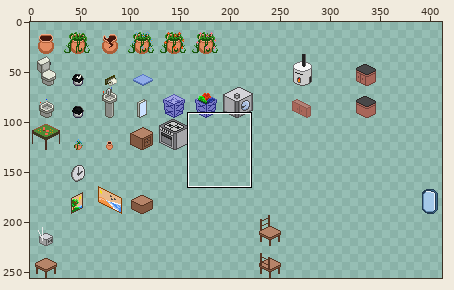
A sprite sheet gets an edit: tgp/Resources/Objetos/TileSetObjects1tile.png. The picture above shows the old version from afar; the outline marks the close-up.
Close-up. Earlier state:
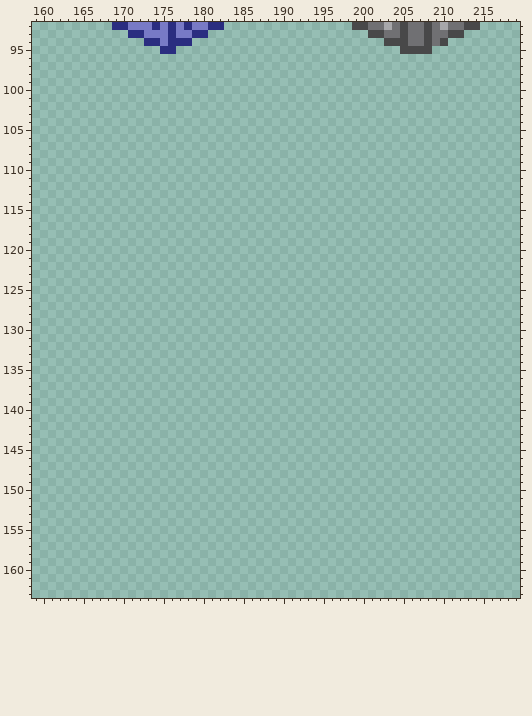
The file is 512x256 pixels. Colours within 5 levels of each other are drawn and written as one. Shown: x 159..219, y 92..163. The wide view leaves out empty margins. The commit also changed other parts of the picture, which this record leaves out.
Once edited:
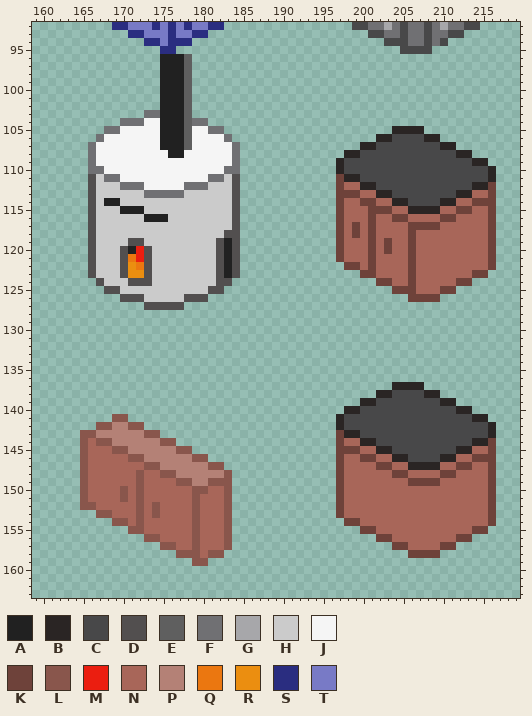
Palette (. is transparent): A #212121  B #2a2524  C #484849  D #524f4f  E #5f5f5f  F #707073  G #a7a7aa  H #cbcbcb  J #f5f5f5  K #6e423a  L #89564c  M #eb1e10  N #a86659  P #b48176  Q #eb7710  R #eb8e10  S #2a2d80  T #787ac6
What changed:
y 96..102: x 175..178 .... -> AAAE
y 103: x 173..178 ...... -> FFAAAE
y 104: x 170..180 ........... -> FFFJJAAAEFF
y 105: x 168..182 ............... -> FFJJJJJAAAEJJFF; x 204..207 .... -> BBBB
y 106: x 167..183 ................. -> FJJJJJJJAAAEJJJJF; x 202..209 ........ -> BBCCCCBB
y 107: x 166..184 ................... -> FJJJJJJJJAAAEJJJJJF; x 200..211 ............ -> BBCCCCCCCCBB
y 108: x 166..184 ................... -> FJJJJJJJJJAAJJJJJJF; x 198..213 ................ -> BBCCCCCCCCCCCCBB
y 109: x 166..184 ................... -> FJJJJJJJJJJJJJJJJJF; x 197..215 ................... -> BCCCCCCCCCCCCCCCCBB
y 110: x 166..184 ................... -> FFJJJJJJJJJJJJJJJFF; x 197..216 .................... -> BCCCCCCCCCCCCCCCCCCB
y 111: x 166..184 ................... -> DHFFJJJJJJJJJJJFFHD; x 197..216 .................... -> KBBCCCCCCCCCCCCCCCCB
y 112: x 166..184 ................... -> DHHHFFFJJJJJFFFHHHD; x 197..216 .................... -> KNNBBCCCCCCCCCCCCBBK
y 113: x 166..184 ................... -> DHHHHHHFFFFFHHHHHHD; x 197..216 .................... -> KKKNNBBCCCCCCCCBBNNK
y 114: x 166..184 ................... -> DHAAHHHHHHHHHHHHHHD; x 197..216 .................... -> KNNKKNNBBCCCCBBNNKKK
y 115: x 166..184 ................... -> DHHHAAAHHHHHHHHHHHD; x 197..216 .................... -> KNNNKKKNNBBBBNNKKNNK
y 116: x 166..184 ................... -> DHHHHHHAAAHHHHHHHHD; x 197..216 .................... -> KNNNKNNKKNNNNKKNNNNK
y 117: x 166..184 ................... -> DHHHHHHHHHHHHHHHHHD; x 197..216 .................... -> KNKNKNNNNKKKKNNNNNNK
y 118: x 166..184 ................... -> DHHHHHHHHHHHHHHHHDD; x 197..216 .................... -> KNKNKNNNNKNNNNNNNNNK
y 119: x 166..184 ................... -> DHHHHDDHHHHHHHHHDAD; x 197..216 .................... -> KNNNKNKNNKNNNNNNNNNK
y 120: x 166..184 ................... -> DHHHDAMDHHHHHHHHDAD; x 197..216 .................... -> KNNNKNKNNKNNNNNNNNNK
y 121: x 166..184 ................... -> DHHHDQMDHHHHHHHHDAD; x 197..216 .................... -> KNNNKNNNNKNNNNNNNNNK
y 122: x 166..184 ................... -> DHHHDRQDHHHHHHHHDAD; x 198..216 ................... -> KKNKNNNNKNNNNNNNNNK
y 123: x 166..184 ................... -> DHHHDRRDHHHHHHHHDAD; x 200..215 ................ -> KKNNNNKNNNNNNNKK
y 124: x 167..183 ................. -> DHHHDDDHHHHHHHHDD; x 202..213 ............ -> KKNNKNNNNNKK
y 125: x 168..182 ............... -> DDHHHHHHHHHHHDD; x 204..211 ........ -> KKKNNNKK
y 126: x 170..180 ........... -> DDDHHHHHDDD; x 206..209 .... -> KKKK
y 127: x 173..177 ..... -> DDDDD
y 137: x 204..207 .... -> BBBB
y 138: x 202..209 ........ -> BBCCCCBB
y 139: x 200..211 ............ -> BBCCCCCCCCBB
y 140: x 198..213 ................ -> BBCCCCCCCCCCCCBB
y 141: x 169..170 .. -> LL; x 197..215 ................... -> BCCCCCCCCCCCCCCCCBB
y 142: x 167..172 ...... -> LLPPLL; x 197..216 .................... -> BCCCCCCCCCCCCCCCCCCB
y 143: x 165..174 .......... -> LLPPPPPPLL; x 197..216 .................... -> KBBCCCCCCCCCCCCCCCCB
y 144: x 165..176 ............ -> LNLLPPPPPPLL; x 197..216 .................... -> KNNBBCCCCCCCCCCCCBBK
y 145: x 165..178 .............. -> LNNNLLPPPPPPLL; x 197..216 .................... -> KKKNNBBCCCCCCCCBBNNK
y 146: x 165..180 ................ -> LNNNNNLLPPPPPPLL; x 197..216 .................... -> KNNKKNNBBCCCCBBNNKKK
y 147: x 165..182 .................. -> LNNNNNNNLLPPPPPPLL; x 197..216 .................... -> KNNNNKKNNBBBBNNKKNNK
y 148: x 165..183 ................... -> LNNNNNNLNNLLPPPPPPL; x 197..216 .................... -> KNNNNNNKKNNNNKKNNNNK
y 149: x 165..183 ................... -> LNNNNNNLNNNNLLPPLLL; x 197..216 .................... -> KNNNNNNNNKKKKNNNNNNK
y 150: x 165..183 ................... -> LNNNNLNLNNNNNNLLNNL; x 197..216 .................... -> KNNNNNNNNNNNNNNNNNNK
y 151: x 165..183 ................... -> LNNNNLNLNNNNNNLNNNL; x 197..216 .................... -> KNNNNNNNNNNNNNNNNNNK
y 152: x 165..183 ................... -> LLNNNNNLNLNNNNLNNNL; x 197..216 .................... -> KNNNNNNNNNNNNNNNNNNK
y 153: x 167..183 ................. -> LLNNNLNLNNNNLNNNL; x 197..216 .................... -> KNNNNNNNNNNNNNNNNNNK
y 154: x 169..183 ............... -> LLNLNNNNNNLNNNL; x 198..216 ................... -> KKNNNNNNNNNNNNNNNNK
y 155: x 171..183 ............. -> LLNNNNNNLNNNL; x 200..215 ................ -> KKNNNNNNNNNNNNKK
y 156: x 173..183 ........... -> LLNNNNLNNNL; x 202..213 ............ -> KKNNNNNNNNKK
y 157: x 175..183 ......... -> LLNNLNNNL; x 204..211 ........ -> KKNNNNKK
y 158: x 177..182 ...... -> LLLNLL; x 206..209 .... -> KKKK
y 159: x 179..180 .. -> LL
Where, in picture pixels (left, top, right, bottom), the same in both close-ups:
added: (88, 54, 240, 310)
added: (336, 126, 496, 302)
added: (336, 382, 496, 558)
added: (80, 414, 232, 566)
